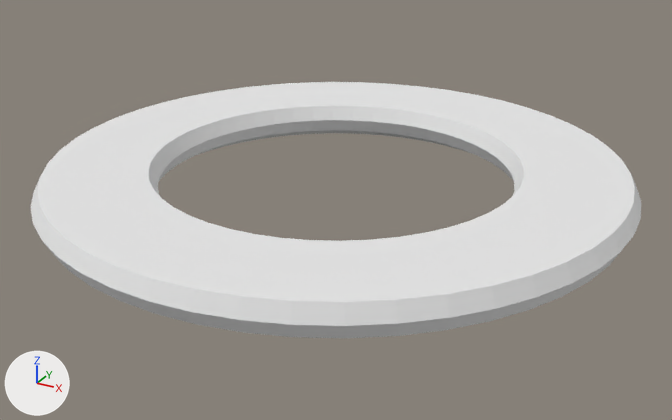
Before and after pictures for a commit that changed the OBJ model DirectXGame/Resources/model/StagePiece/StagePiece.obj.
Camera for both pictures: a 50 mm camera at (1.59, -2.88, 1.24) aimed at (0.02, -0.04, -0.18). Arrows for +X, +Y and +Z are at lower left; the lights stay in place. Where no turn or scale is listed for an object, it has been applied to the vertices.

Names of what the first picture shows: 'Ground右上1_トーラス.003', 'Ground右上2_トーラス.004', 'Ground右上3_トーラス.005', 'Ground右上4_トーラス.006', 'Ground右下1_トーラス.010', 'Ground右下2_トーラス.009', 'Ground右下3_トーラス.008', 'Ground右下4_トーラス.007', 'Ground左上1_トーラス.018', 'Ground左上2_トーラス.017', 'Ground左上3_トーラス.016', 'Ground左上4_トーラス.015', 'Ground左下1_トーラス.011', 'Ground左下2_トーラス.012', 'Ground左下3_トーラス.013', 'Ground左下4_トーラス.014'.
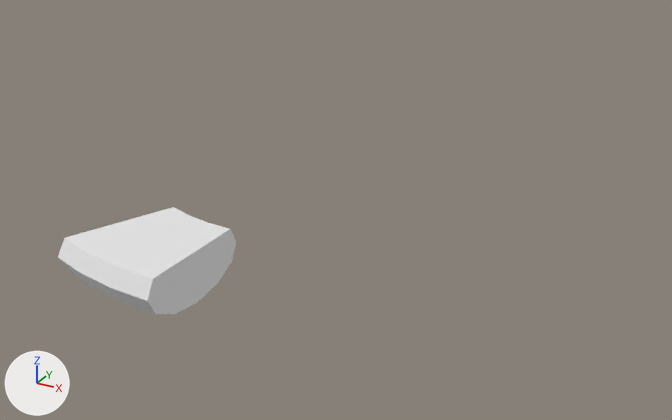
The change, as a list of edits to the scene's bpy script:
```text
Remove ob_ground右上2_トーラス_004:
    ob_ground右上2_トーラス_004 = bpy.data.objects.new('Ground右上2_トーラス.004', me_ground右上2_トーラス_004)
    ob_ground右上2_トーラス_004.location = (0.0, 0.0, 0.0)
Remove ob_ground右上3_トーラス_005:
    ob_ground右上3_トーラス_005 = bpy.data.objects.new('Ground右上3_トーラス.005', me_ground右上3_トーラス_005)
    ob_ground右上3_トーラス_005.location = (0.0, 0.0, 0.0)
Remove ob_ground右上4_トーラス_006:
    ob_ground右上4_トーラス_006 = bpy.data.objects.new('Ground右上4_トーラス.006', me_ground右上4_トーラス_006)
    ob_ground右上4_トーラス_006.location = (0.0, 0.0, 0.0)
Remove ob_ground右下1_トーラス_010:
    ob_ground右下1_トーラス_010 = bpy.data.objects.new('Ground右下1_トーラス.010', me_ground右下1_トーラス_010)
    ob_ground右下1_トーラス_010.location = (0.0, 0.0, 0.0)
Remove ob_ground右下2_トーラス_009:
    ob_ground右下2_トーラス_009 = bpy.data.objects.new('Ground右下2_トーラス.009', me_ground右下2_トーラス_009)
    ob_ground右下2_トーラス_009.location = (0.0, 0.0, 0.0)
Remove ob_ground右下3_トーラス_008:
    ob_ground右下3_トーラス_008 = bpy.data.objects.new('Ground右下3_トーラス.008', me_ground右下3_トーラス_008)
    ob_ground右下3_トーラス_008.location = (0.0, 0.0, 0.0)
Remove ob_ground右下4_トーラス_007:
    ob_ground右下4_トーラス_007 = bpy.data.objects.new('Ground右下4_トーラス.007', me_ground右下4_トーラス_007)
    ob_ground右下4_トーラス_007.location = (0.0, 0.0, 0.0)
Remove ob_ground左上1_トーラス_018:
    ob_ground左上1_トーラス_018 = bpy.data.objects.new('Ground左上1_トーラス.018', me_ground左上1_トーラス_018)
    ob_ground左上1_トーラス_018.location = (0.0, 0.0, 0.0)
Remove ob_ground左上2_トーラス_017:
    ob_ground左上2_トーラス_017 = bpy.data.objects.new('Ground左上2_トーラス.017', me_ground左上2_トーラス_017)
    ob_ground左上2_トーラス_017.location = (0.0, 0.0, 0.0)
Remove ob_ground左上3_トーラス_016:
    ob_ground左上3_トーラス_016 = bpy.data.objects.new('Ground左上3_トーラス.016', me_ground左上3_トーラス_016)
    ob_ground左上3_トーラス_016.location = (0.0, 0.0, 0.0)
Remove ob_ground左上4_トーラス_015:
    ob_ground左上4_トーラス_015 = bpy.data.objects.new('Ground左上4_トーラス.015', me_ground左上4_トーラス_015)
    ob_ground左上4_トーラス_015.location = (0.0, 0.0, 0.0)
Remove ob_ground左下1_トーラス_011:
    ob_ground左下1_トーラス_011 = bpy.data.objects.new('Ground左下1_トーラス.011', me_ground左下1_トーラス_011)
    ob_ground左下1_トーラス_011.location = (0.0, 0.0, 0.0)
Remove ob_ground左下2_トーラス_012:
    ob_ground左下2_トーラス_012 = bpy.data.objects.new('Ground左下2_トーラス.012', me_ground左下2_トーラス_012)
    ob_ground左下2_トーラス_012.location = (0.0, 0.0, 0.0)
Remove ob_ground左下3_トーラス_013:
    ob_ground左下3_トーラス_013 = bpy.data.objects.new('Ground左下3_トーラス.013', me_ground左下3_トーラス_013)
    ob_ground左下3_トーラス_013.location = (0.0, 0.0, 0.0)
Remove ob_ground左下4_トーラス_014:
    ob_ground左下4_トーラス_014 = bpy.data.objects.new('Ground左下4_トーラス.014', me_ground左下4_トーラス_014)
    ob_ground左下4_トーラス_014.location = (0.0, 0.0, 0.0)
```

Location of each change, [x1, y1, x2, y2] in pixels of the pictures (672 x 420 px):
'Ground左上2_トーラス.017', deleted: before [291, 237, 449, 338]
'Ground左上1_トーラス.018', deleted: before [148, 229, 311, 337]
'Ground左上3_トーラス.016', deleted: before [399, 220, 572, 330]
'Ground左上4_トーラス.015', deleted: before [471, 196, 634, 296]
'Ground右上2_トーラス.004', deleted: before [31, 180, 173, 265]
'Ground左下1_トーラス.011', deleted: before [513, 168, 641, 234]
'Ground右上3_トーラス.005', deleted: before [31, 150, 165, 205]
'Ground左下2_トーラス.012', deleted: before [497, 135, 630, 182]
'Ground右上4_トーラス.006', deleted: before [61, 118, 194, 181]
'Ground左下3_トーラス.013', deleted: before [460, 107, 591, 170]
'Ground右下1_トーラス.010', deleted: before [116, 96, 239, 158]
'Ground右下2_トーラス.009', deleted: before [190, 84, 294, 146]
'Ground右下4_トーラス.007', deleted: before [353, 82, 446, 140]
'Ground左下4_トーラス.014', deleted: before [410, 90, 525, 153]
'Ground右下3_トーラス.008', deleted: before [273, 82, 361, 135]
